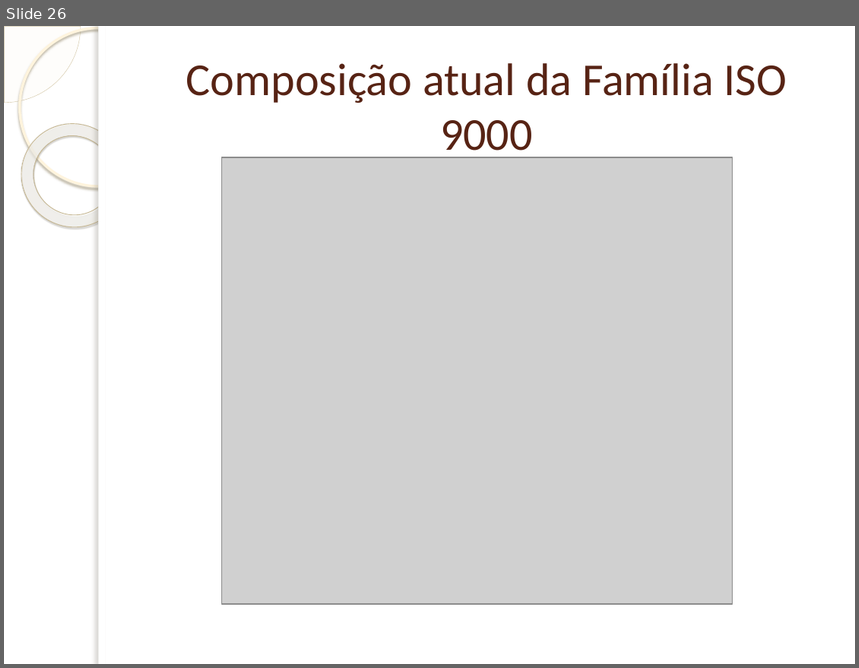
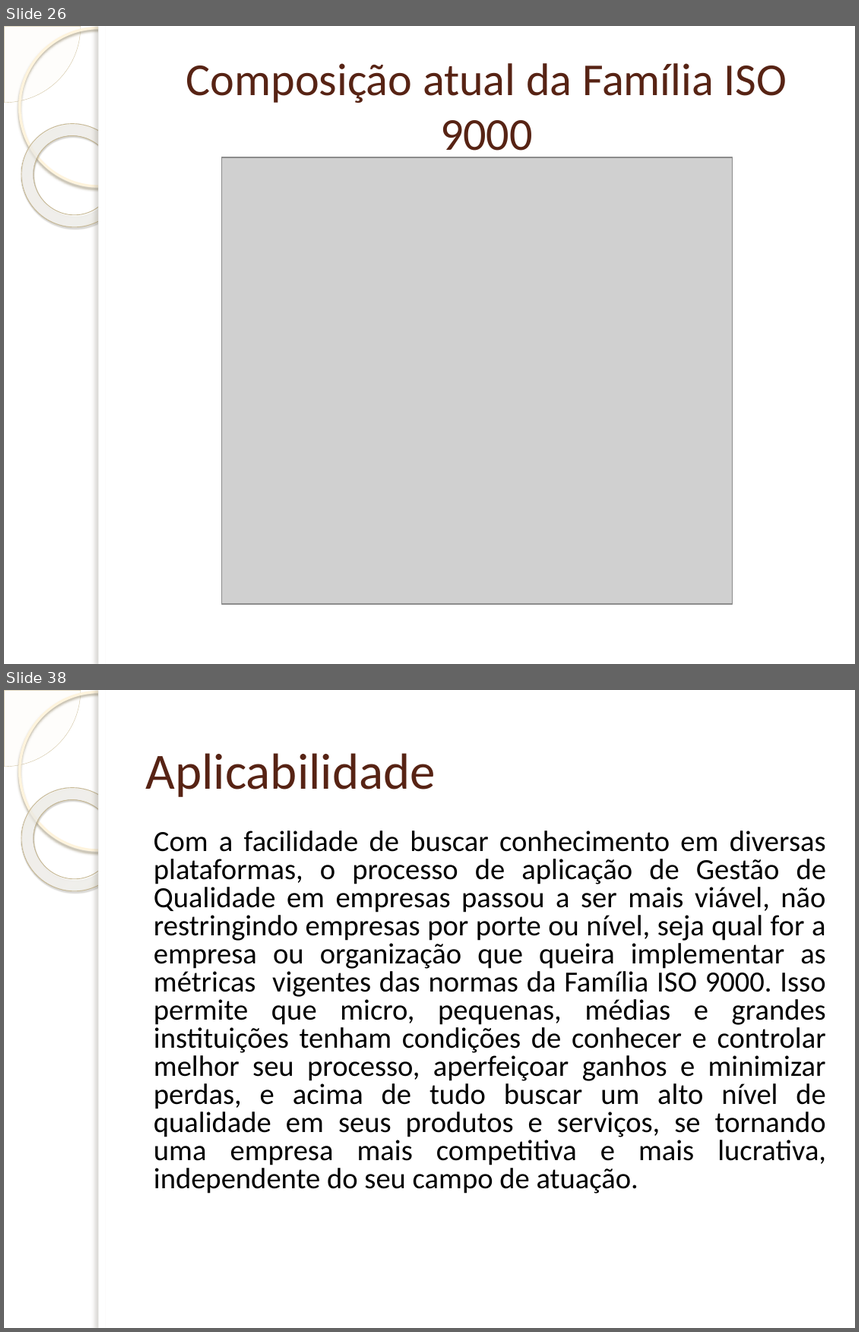
Before and after one commit to TZNaso/QS, a slide deck: Família ISO 9000.pptx. Shown one above the other, each under a label of ours: slide 26 before the commit, slides 26 and 38 after it; the slides between them are not shown. The pictures are 859x668 and 859x1332 pixels, drawn with LibreOffice and Linux fonts; fonts in the diff are those of the drawing; grey boxes stand for pictures; background and template pictures are left out. Boxes give left, top, right and bottom in pixels: in the first picture for what was removed or moved away, otherwise in the second. Text is boxed around its words. In the diff, an @@ line names an element or a change of style, - is before the commit and + after.

```diff
--- a/Família ISO 9000.pptx
+++ b/Família ISO 9000.pptx
@@ slide 38 added at [4, 690, 855, 1328], background picture (left out); not listed: 5 template elements that a slide beside it also shows @@
@@ title added at [146, 753, 436, 797], 43 pt, text #572314 @@
+Aplicabilidade
@@ text added at [154, 831, 826, 1194], 24.8 pt, text #000000 @@
+Com a facilidade de buscar conhecimento em diversas plataformas, o processo de aplicação de Gestão de Qualidade em empresas passou a ser mais viável, não restringindo empresas por porte ou nível, seja qual for a empresa ou organização que queira implementar as métricas vigentes das normas da Família ISO 9000. Isso permite que micro, pequenas, médias e grandes instituições tenham condições de conhecer e controlar melhor seu processo, aperfeiçoar ganhos e minimizar perdas, e acima de tudo buscar um alto nível de qualidade em seus produtos e serviços, se tornando uma empresa mais competitiva e mais lucrativa, independente do seu campo de atuação.
```
Also in this commit, not shown: 3 slides changed, 16 other slides added, 3 slides removed, 1 other file.
